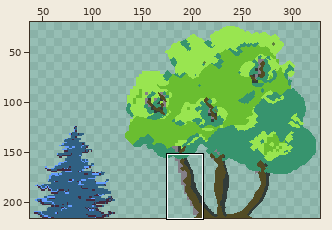
Sprite sheet, stored at assets/sprites/blocks/bg/forest/trees front.png. The picture above shows the old version from afar; the outline marks the close-up.
Close-up. Before:
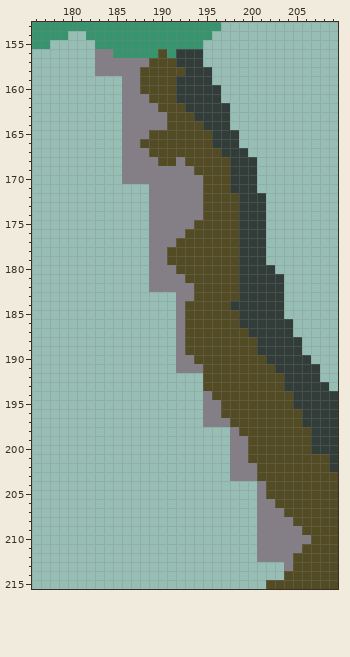
The file is 384x216 pixels. Shown: x 176..209, y 153..215. The wide view leaves out empty margins.
After the commit:
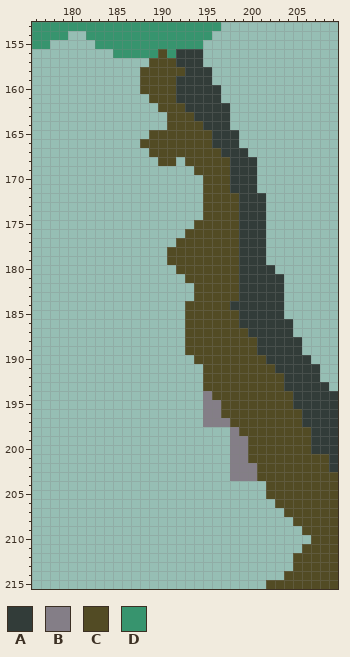
Palette (. is transparent): A #323c39  B #847e87  C #524b24  D #37946e
Edits made:
The author cleared colour B in row 156 at x 183 to 184; in row 157 at x 183 to 188; in row 158 at x 183 to 187; in rows 159 to 160 at x 186 to 187; in row 161 at x 186 to 188; in row 162 at x 186 to 189.
The author cleared colour B in rows 163 to 164 at x 186 to 190; in row 165 at x 186 to 188; in row 166 at x 186 to 187; in row 167 at x 186 to 188; in row 168 at x 186 to 189 and 192; in row 169 at x 186 to 193.
The author cleared colour B in row 170 at x 186 to 194; in rows 171 to 174 at x 189 to 194; in row 175 at x 189 to 193; in row 176 at x 189 to 192; in row 177 at x 189 to 191; in rows 178 to 179 at x 189 to 190.
The author cleared colour B in row 180 at x 189 to 191; in row 181 at x 189 to 192; in row 182 at x 189 to 193; in row 183 at x 192 to 193; in rows 184 to 189 at x 192; in row 190 at x 192 to 193.
The author cleared colour B in row 191 at x 192 to 194; in rows 204 to 205 at x 201; in row 206 at x 201 to 202; in row 207 at x 201 to 203; in row 208 at x 201 to 204; in row 209 at x 201 to 205.
The author cleared colour B in row 210 at x 201 to 206; in row 211 at x 201 to 205; in row 212 at x 201 to 204; in row 213 at x 204.
Boxes around the changes in both close-ups, in picture pixels (x1, y1, x2, y2):
erased: (95, 49, 203, 373)
erased: (257, 481, 311, 571)
